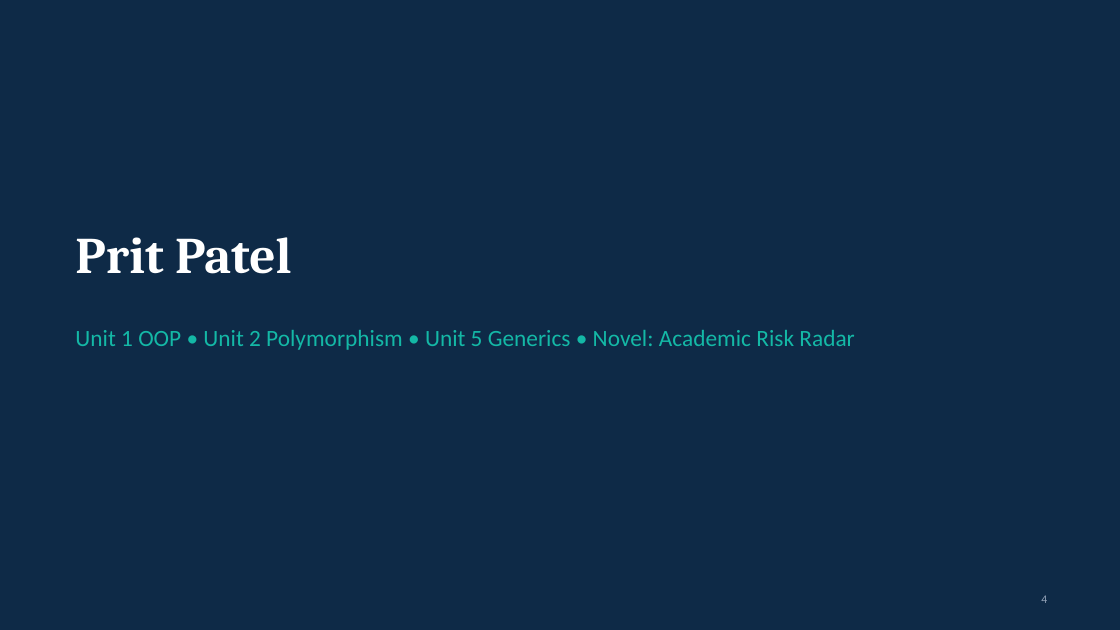
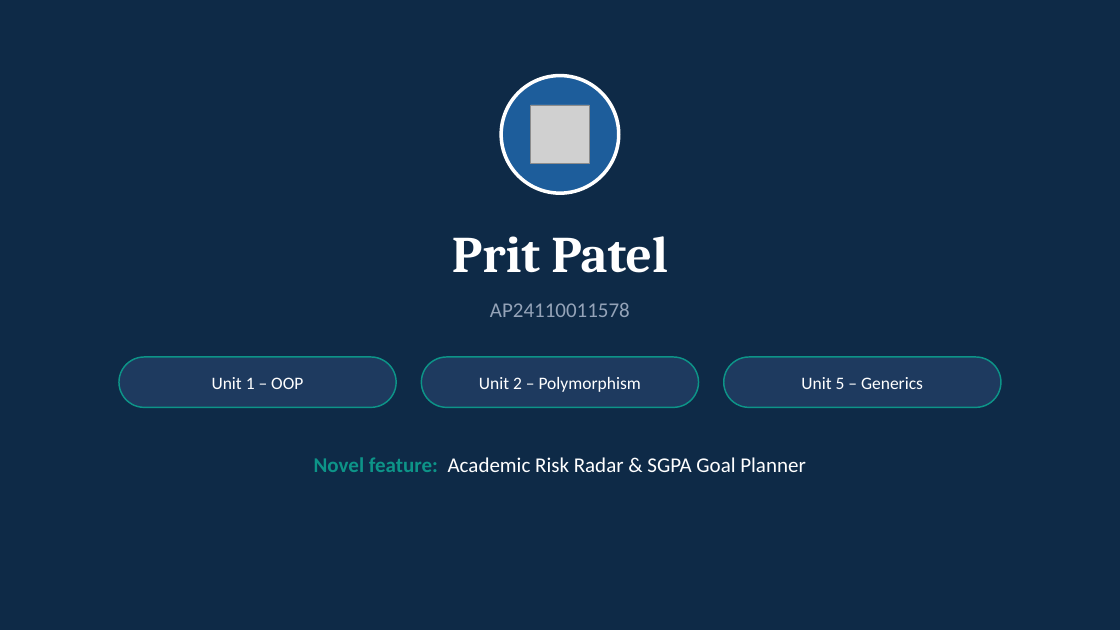
Before and after one commit to prit12075/student-management-system, a slide deck: slide 4 of docs/Apex_ERP_Presentation.pptx. Drawn at 1120x630 pixels with LibreOffice and Linux fonts; fonts in the diff are those of the drawing; grey boxes stand for pictures. Boxes give left, top, right and bottom in pixels: in the first picture for what was removed or moved away, otherwise in the second. Text is boxed around its words. In the diff, an @@ line names an element or a change of style, - is before the commit and + after.

```diff
--- a/docs/Apex_ERP_Presentation.pptx
+++ b/docs/Apex_ERP_Presentation.pptx
@@ ellipse added at (502,76,619,193), fill #1D5D9B, outline #FFFFFF 3 pt @@
@@ picture added at (531,105,590,164) @@
@@ text "Prit Patel": place and size @@
-text "Prit Patel" at (75,237,292,274)
+text "Prit Patel" at (452,236,668,273)
@@ text "Prit Patel" at (452,236,668,273): alignment left to centre; vertical alignment top to middle @@
@@ text added at (490,302,630,317), 18 pt, text #94A3B8 @@
+AP24110011578
@@ text removed at (75,330,854,350) @@
-Unit 1 OOP • Unit 2 Polymorphism • Unit 5 Generics • Novel: Academic Risk Radar
@@ rounded rectangle added at (119,357,397,408), fill #1E3A5F, outline #0D9488 1.25 pt @@
@@ rounded rectangle added at (422,357,699,408), fill #1E3A5F, outline #0D9488 1.25 pt @@
@@ rounded rectangle added at (724,357,1002,408), fill #1E3A5F, outline #0D9488 1.25 pt @@
@@ text added at (212,377,303,389), 15 pt, text #FFFFFF @@
+Unit 1 – OOP
@@ text added at (479,377,641,392), 15 pt, text #FFFFFF @@
+Unit 2 – Polymorphism
@@ text added at (801,377,923,389), 15 pt, text #FFFFFF @@
+Unit 5 – Generics
@@ text added at (314,457,805,472), 18 pt, text #FFFFFF @@
+Novel feature: Academic Risk Radar & SGPA Goal Planner
@@ page number removed at (1041,595,1047,603) @@
-4
```
Also in this commit, not shown: 14 other slides changed, 6 slides added, 6 slides removed, 4 other files.
